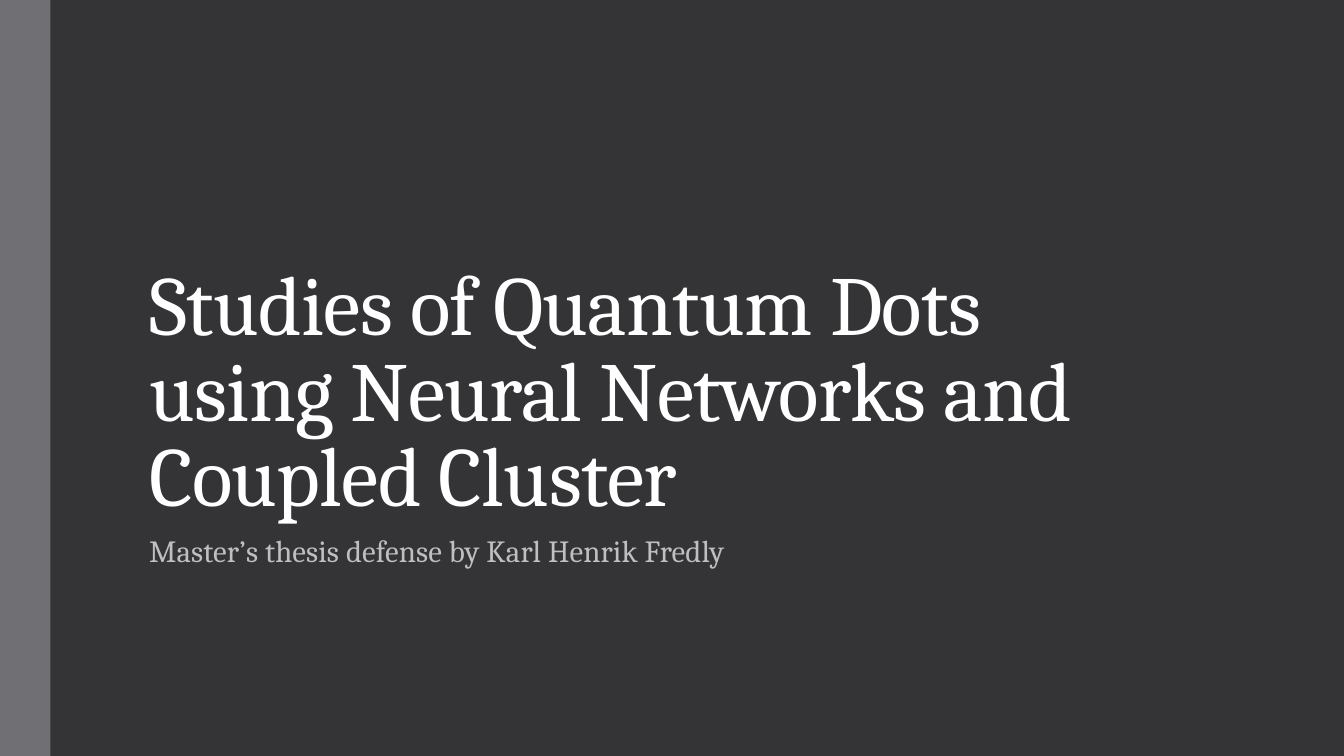
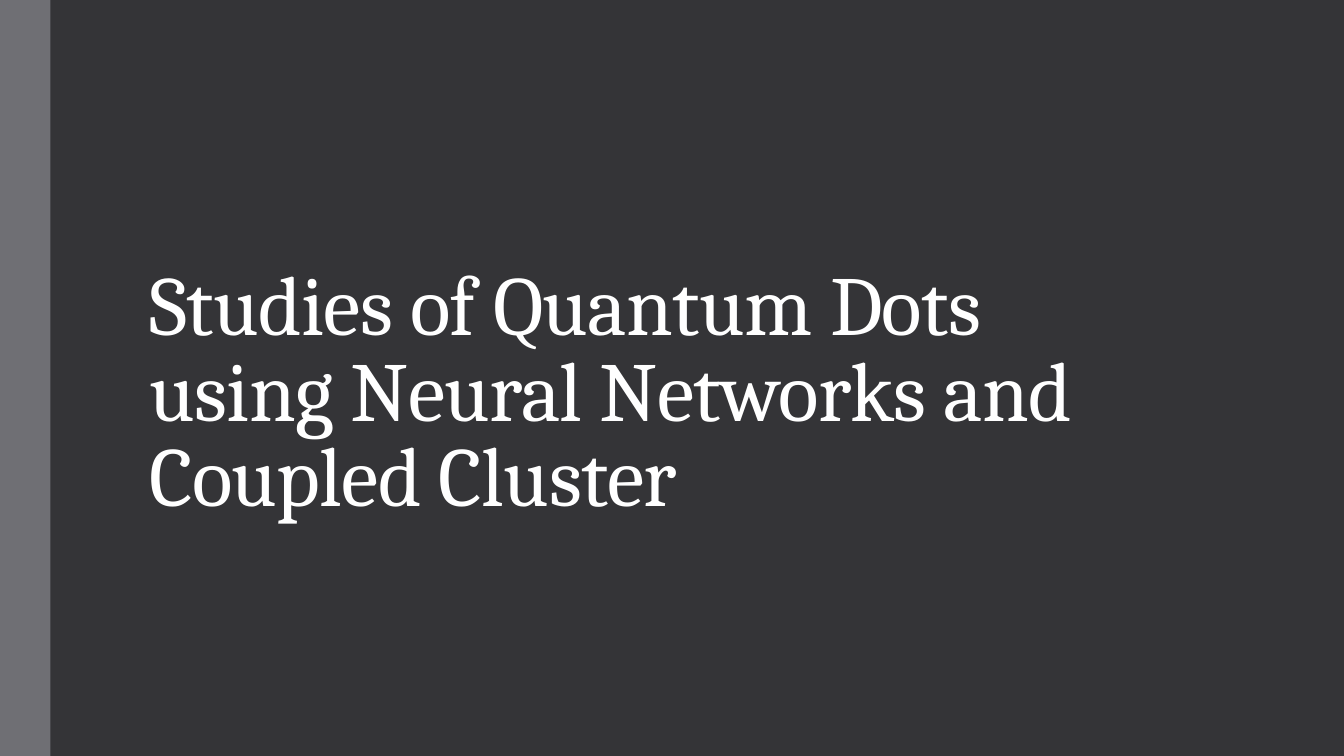
Before and after one commit to KarlHenrik/ComputationalPhysicsMaster, a slide deck: slide 1 of Thesis/Thesis Presentation.pptx. Drawn at 1344x756 pixels with LibreOffice and Linux fonts; fonts in the diff are those of the drawing. Boxes give left, top, right and bottom in pixels: in the first picture for what was removed or moved away, otherwise in the second. Text is boxed around its words. In the diff, an @@ line names an element or a change of style, - is before the commit and + after.

```diff
--- a/Thesis/Thesis Presentation.pptx
+++ b/Thesis/Thesis Presentation.pptx
@@ subtitle removed at (x1=149, y1=540, x2=725, y2=569) @@
-Master’s thesis defense by Karl Henrik Fredly
```
Also in this commit, not shown: 5 other slides changed, 2 slides added, 2 slides removed, 3 other files.
